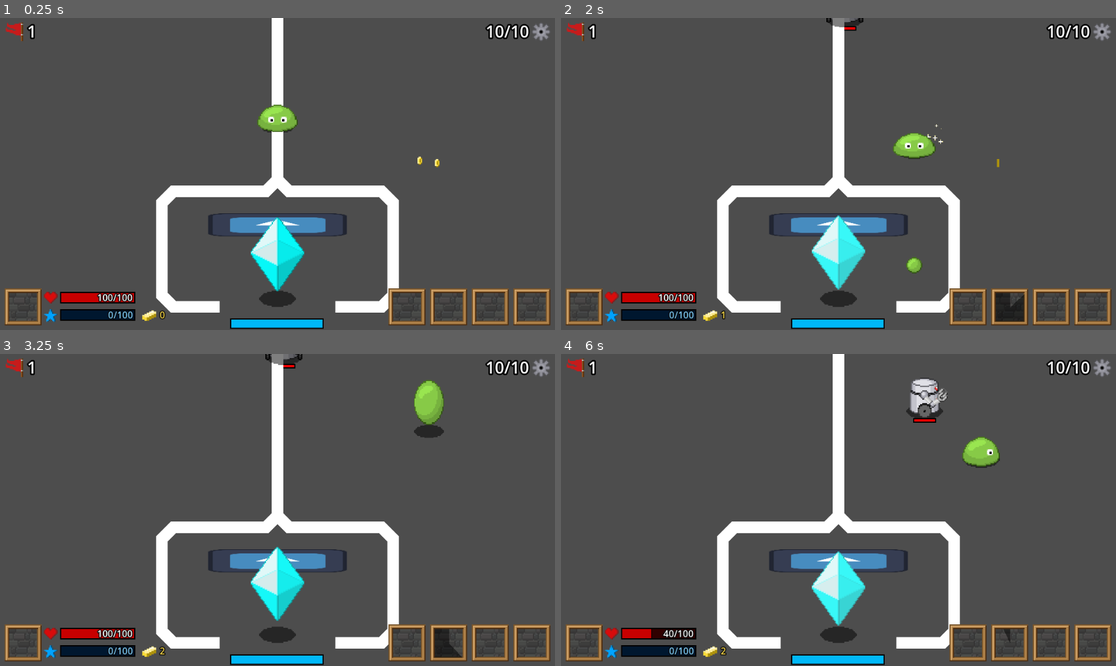
Above: before the commit, frames 1-4 (two rows, left to right).
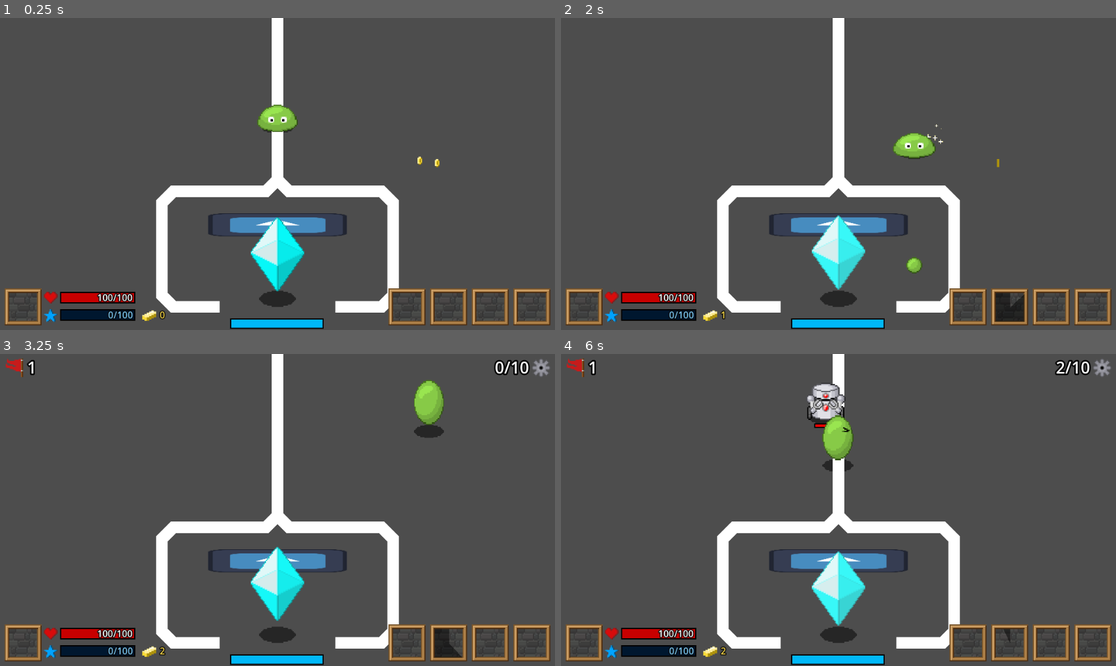
Above: after the commit, the same moments.

Repository: EthanLac13/monsters_vs_machines
Game: Godot game, scene res://scenes/MainScene.tscn
The game is run twice, just before and just after one commit, with the same random seed, the same clock (stepped at 60 frames per second) and the same inputs. The engine's default icon, where the game draws it, is replaced by a stand-in: a white triangle on a blue panel in a dark square.
Inputs:
- Up to frame 1 (0.25 s): no input
- Up to frame 2 (2 s): hold Right (InputRight) 0.53-1.28 s; tap Q (UseMove1) at 0.6 s; hold Down (InputDown) from 1.28 s (still down); tap W (UseMove2) at 1.35 s
- Up to frame 3 (3.25 s): release Down (InputDown) at 2.03 s; hold Right (InputRight) 2.03-2.78 s; tap Q (UseMove1) at 2.1 s; hold Up (InputUp) from 2.78 s (still down); tap W (UseMove2) at 2.85 s
- Up to frame 4 (6 s): release Up (InputUp) at 3.53 s; hold Left (InputLeft) 3.53-5.03 s; tap Q (UseMove1) at 3.6, 5.1 s; tap W (UseMove2) at 4.35, 5.85 s; hold Down (InputDown) 5.03-5.78 s; hold Right (InputRight) from 5.78 s (still down)

The runs differ from the first frame. In frame 1, 0.5% of the frame differs, in the area x 1-100%, y 1-8%; in frame 2, 0.7%; in frame 3, 0.3%; in frame 4, 2.9%, in the area x 16-91%, y 1-92%.

Commit message:
Added enemy tracking to wave

Diff:
--- a/data/levels/world_0/map_0/stage_0.json
+++ b/data/levels/world_0/map_0/stage_0.json
@@ -4,7 +4,7 @@
 			"spawns": [
 				{
 					"id": 0,
-					"amount": 1,
+					"amount": 10,
 					"spawn_area": 0,
 					"tracks": [0, 1],
 
--- a/project.godot
+++ b/project.godot
@@ -27,6 +27,13 @@
 
 window/size/viewport_width=960
 window/size/viewport_height=540
+
+[global_group]
+
+hud="The game's HUD"
+player_characters="Characters controlled by the player"
+friendly_characters="Players and towers"
+enemy_characters="Enemies spawned in a wave"
 
 [input]
 
--- a/scenes/battle/enemy_spawner.gd
+++ b/scenes/battle/enemy_spawner.gd
@@ -11,6 +11,8 @@
 var respawn_timer_min: int = 0
 var respawn_timer_max: int = 0
 
+signal enemy_was_spawned(id: int)
+
 func _process(delta: float) -> void:
 	spawn_timer -= 1
 
@@ -20,6 +22,7 @@
 
 		# Make the character spawner spawn the enemy
 		var spawned_enemy = character_spawner_scene.spawn_enemy_from_list(enemy_id, my_spawn_zone.position.x, my_spawn_zone.position.y)
+		enemy_was_spawned.emit(enemy_id)
 
 		# Give the enemy its track
 		spawned_enemy.track = tracks[randi_range(0, tracks.size() - 1)]
--- a/scenes/battle/wave_spawner.gd
+++ b/scenes/battle/wave_spawner.gd
@@ -7,6 +7,8 @@
 var current_stage: int = 0
 
 var stage_data_path_template: String = "res://data/levels/world_%d/map_%d/stage_%d.json"
+
+var wave: int = 0
 
 # Scene for the object that handles spawning enemies
 var character_spawner: Node2D
@@ -19,14 +21,35 @@
 # List of lines the enemies can follow
 @export var enemy_tracks: Array[Line2D]
 
+var start_timer: int = 180
+
+# Current amount of enemies that have been spawned
+var enemies_spawned: int = 0
+# Maximum amount of enemies for this wave
+var max_enemy_spawns: int = 0
+
+# Connection to the HUD node
+var hud: CanvasLayer
+
 func _ready() -> void:
+	# Get HUD
+	hud = get_tree().get_nodes_in_group("hud")[0]
+
 	# Get character spawner
 	character_spawner = get_parent().get_node("CharacterSpawner")
 
 	# Load wave data from a file
 	level_data = GeneralFunctions.load_json_file(stage_data_path_template % [current_world, current_map, current_stage])
 
-	create_enemy_spawners(0)
+func _process(delta: float) -> void:
+	start_timer -= 1
+	if start_timer == 0:
+		start_wave()
+
+func start_wave():
+	create_enemy_spawners(wave)
+	hud.set_enemy_count(enemies_spawned, max_enemy_spawns)
+	hud.show_wave_hud()
 
 func create_enemy_spawners(current_wave: int):
 	var current_wave_data = level_data.waves[str(current_wave)]
@@ -37,6 +60,7 @@
 		# Set the enemy ID to spawn
 		enemy_spawner.enemy_id = spawn.id
 		enemy_spawner.enemy_spawn_count = spawn.amount
+		max_enemy_spawns += spawn.amount
 
 		# Set the enemy's spawn zones
 		var spawn_zone_array: Array[Node2D] = []
@@ -77,3 +101,8 @@
 		enemy_spawner.respawn_timer_max = int(max_respawn_time * 60)
 
 		add_child(enemy_spawner)
+		enemy_spawner.enemy_was_spawned.connect(notify_enemy_spawned)
+
+func notify_enemy_spawned(enemy_id: int):
+	enemies_spawned += 1
+	hud.set_enemy_count(enemies_spawned, max_enemy_spawns)
--- a/scenes/hud/HUD.tscn
+++ b/scenes/hud/HUD.tscn
@@ -78,7 +78,7 @@
 border_color = Color(0, 0, 0, 1)
 corner_detail = 1
 
-[node name="HUD" type="CanvasLayer" unique_id=1038846884]
+[node name="HUD" type="CanvasLayer" unique_id=1038846884 groups=["hud"]]
 script = ExtResource("1_xvj7f")
 
 [node name="PlayerPortrait" type="TextureRect" parent="." unique_id=925058253]
--- a/scenes/hud/hud.gd
+++ b/scenes/hud/hud.gd
@@ -4,6 +4,7 @@
 var crystal_node: Node2D
 
 var skill_buttons: Array[TextureRect]
+var wave_hud: Array[Control]
 
 var gauge_text_template: String = "%d/%d"
 
@@ -19,6 +20,13 @@
 		$AttackCooldownButton3,
 		$AttackCooldownButton4
 	]
+	wave_hud = [
+		$WaveFlag,
+		$WaveText,
+		$EnemyCountIcon,
+		$EnemyCountText
+	]
+	hide_wave_hud()
 
 	get_main_objects.call_deferred()
 
@@ -55,3 +63,22 @@
 # Updates the money count
 func update_money(new_money: int):
 	$MoneyText.text = " " + str(new_money)
+
+
+# Shows the wave and enemy count
+func show_wave_hud():
+	for wave_hud_element in wave_hud:
+		wave_hud_element.visible = true
+
+# Hides the wave and enemy count
+func hide_wave_hud():
+	for wave_hud_element in wave_hud:
+		wave_hud_element.visible = false
+
+# Sets wave text
+func set_wave_text(current_wave: int):
+	$WaveText.text = str(current_wave)
+
+# Sets enemy count
+func set_enemy_count(current_enemies: int, max_enemies: int):
+	$EnemyCountText.text = (gauge_text_template % [current_enemies, max_enemies]) + " "
